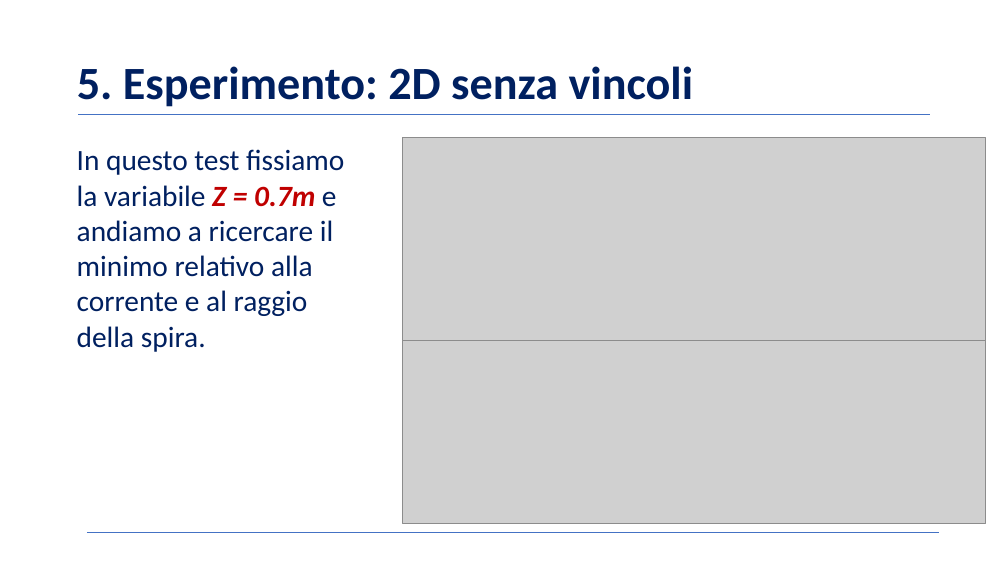
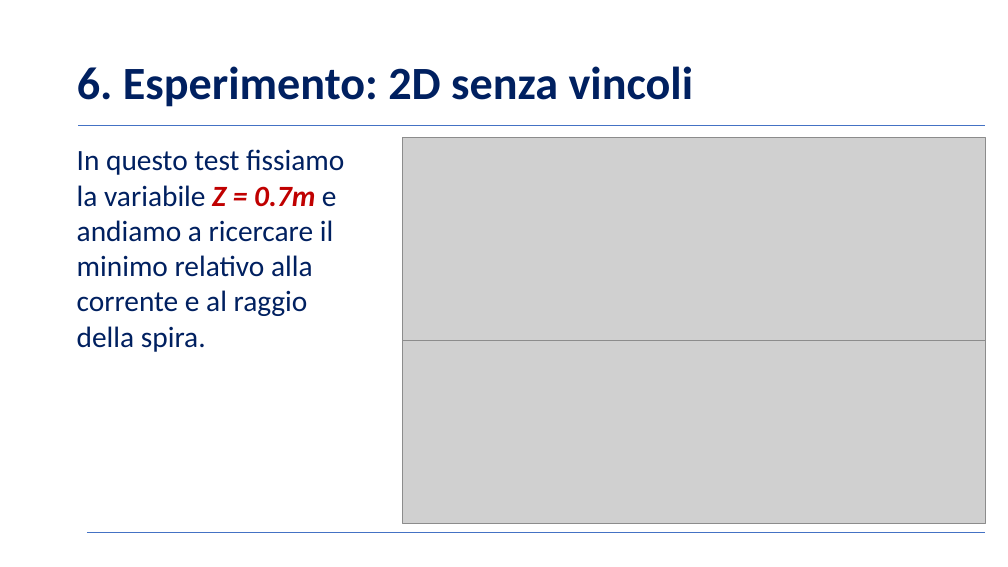
Before and after one commit to BernardoGiordano/NelderMeadMethod, a slide deck: slide 10 of writeup/Slides.pptx (slide 9 before the commit). Drawn at 1008x567 pixels with LibreOffice and Linux fonts; fonts in the diff are those of the drawing; grey boxes stand for pictures; background and template pictures are left out. Boxes give left, top, right and bottom in pixels: in the first picture for what was removed or moved away, otherwise in the second. Text is boxed around its words. In the diff, an @@ line names an element or a change of style, - is before the commit and + after.

```diff
--- a/writeup/Slides.pptx
+++ b/writeup/Slides.pptx
@@ title at (77,66,693,107): text changed @@
-5. Esperimento: 2D senza vincoli
+6. Esperimento: 2D senza vincoli
@@ line moved from (78, 115) - (930, 115) to (78, 125) - (985, 125) @@
@@ line moved from (87, 533) - (939, 533) to (87, 533) - (985, 533) @@
```
Also in this commit, not shown: 9 other slides changed, 3 slides added.
